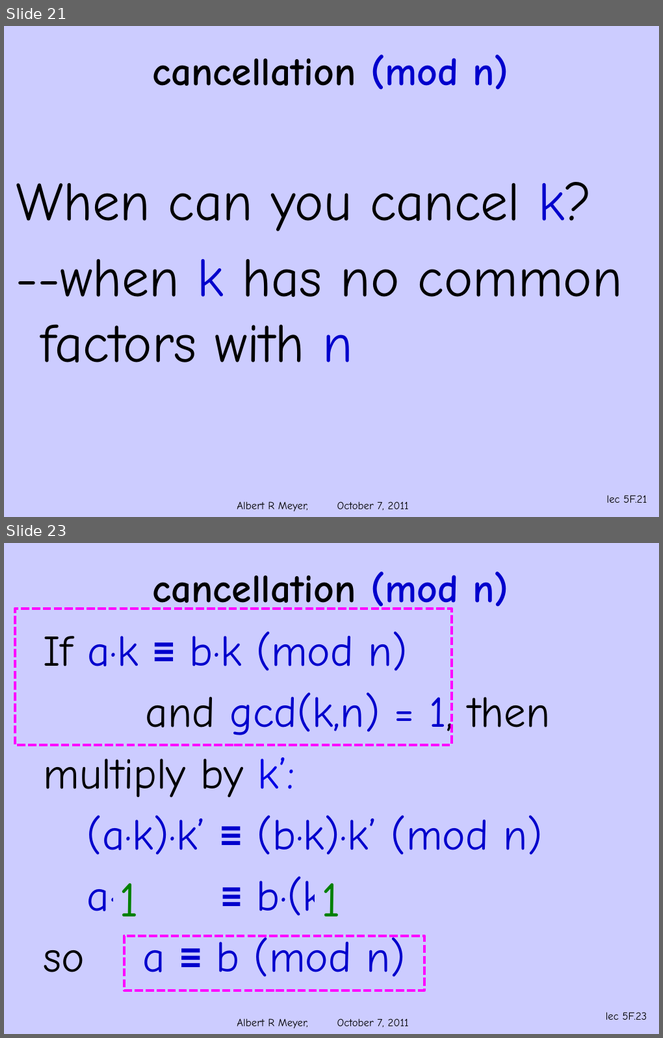
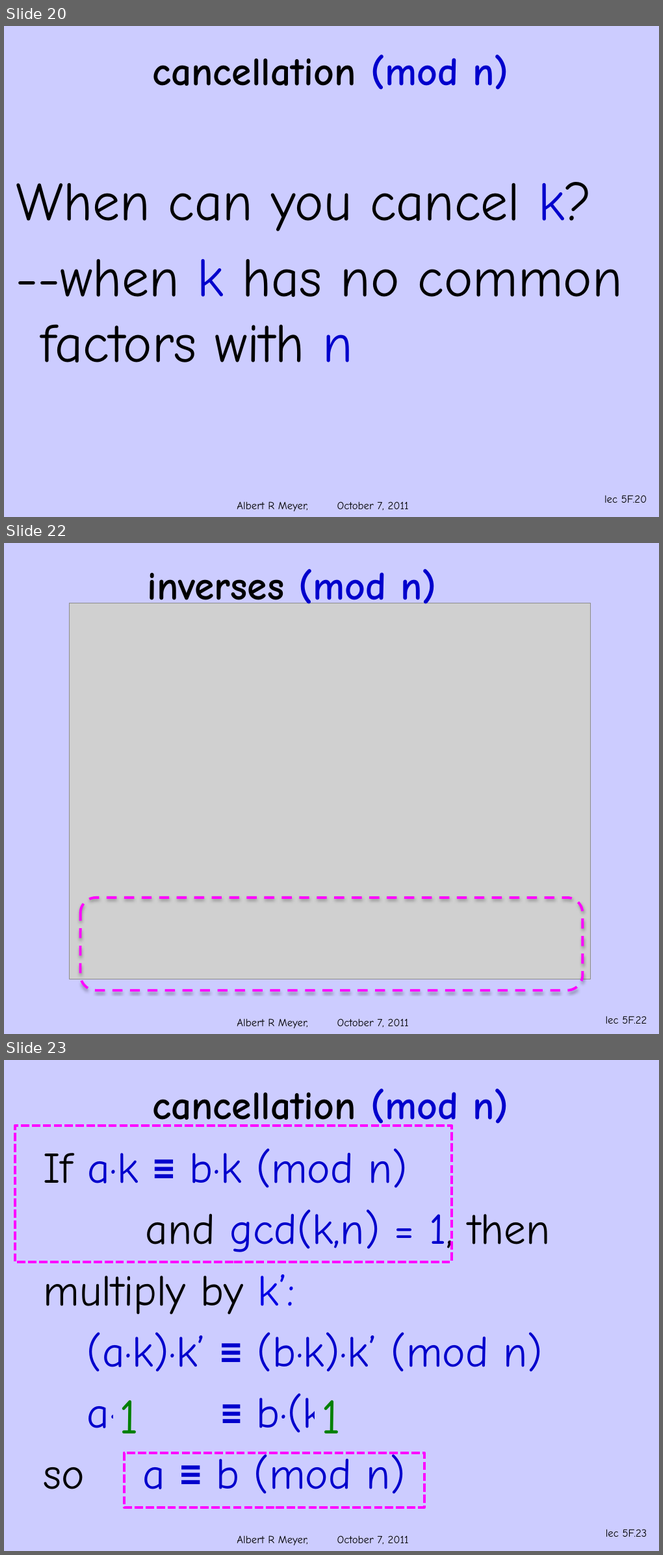
Before and after one commit to armeyer/mcs_web, a slide deck: fall11/slidesF11/slides5f.pptx. Shown one above the other, each under a label of ours: slides 21 and 23 before the commit, slides 20, 22 and 23 after it; the slides between them are not shown. The pictures are 663x1038 and 663x1555 pixels, drawn with LibreOffice and Linux fonts; fonts in the diff are those of the drawing; grey boxes stand for pictures; background and template pictures are left out. Boxes give left, top, right and bottom in pixels: in the first picture for what was removed or moved away, otherwise in the second. Text is boxed around its words. In the diff, an @@ line names an element or a change of style, - is before the commit and + after.

```diff
--- a/fall11/slidesF11/slides5f.pptx
+++ b/fall11/slidesF11/slides5f.pptx
@@ slide 22 added at (x1=4, y1=543, x2=659, y2=1034), background #CCCCFF; not listed: 1 template element that a slide beside it also shows @@
@@ title added at (x1=147, y1=569, x2=436, y2=613), 44 pt, text #000000, bold @@
+inverses (mod n)
@@ picture added at (x1=70, y1=603, x2=590, y2=980) @@
@@ rounded rectangle added at (x1=81, y1=898, x2=583, y2=991), outline #FF00FF 2.75 pt dashed @@
@@ page number added at (x1=606, y1=1016, x2=647, y2=1024), 12 pt, text #000000 @@
+lec 5F.22
@@ what was slide 21 is now slide 20 @@
@@ page number at (x1=605, y1=495, x2=648, y2=503): text changed @@
-lec 5F.21
+lec 5F.20
```
Also in this commit, not shown: 1 slide changed, 11 slides removed.
